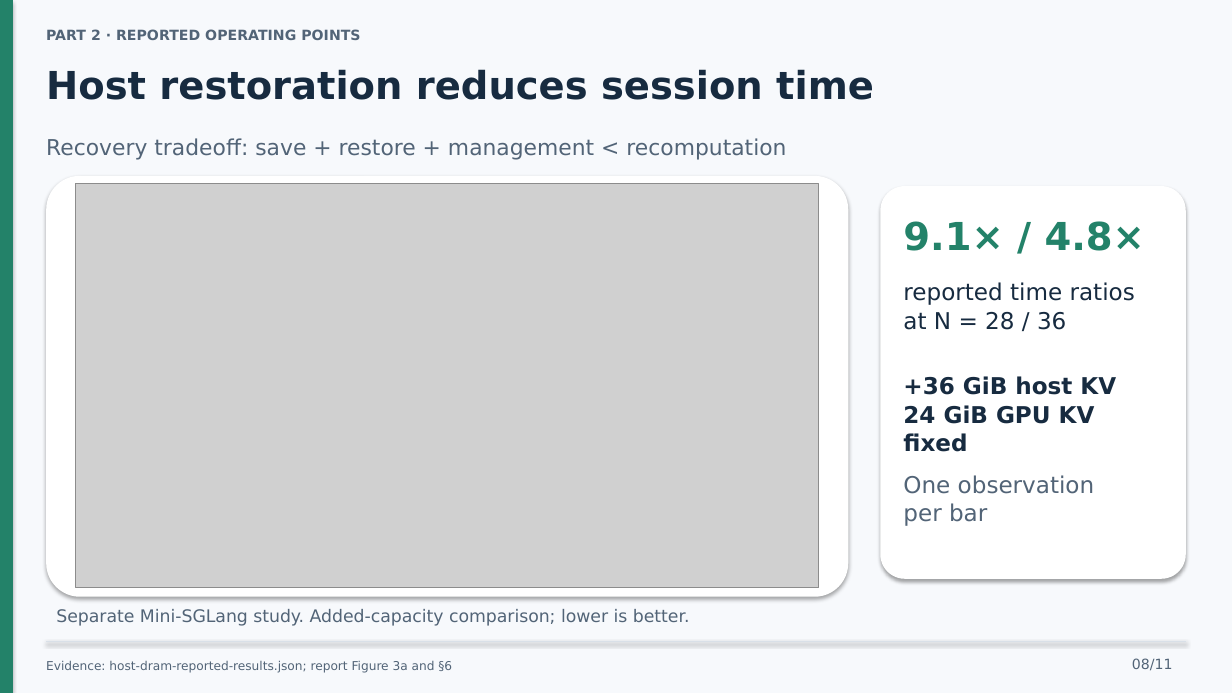
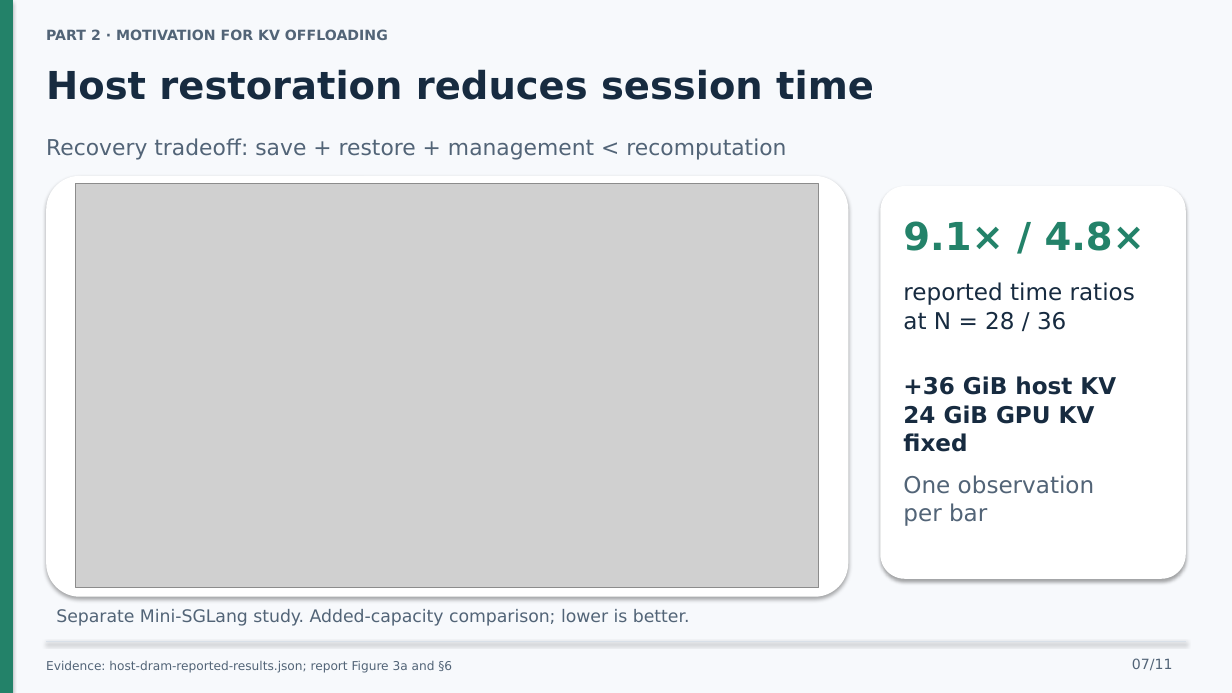
Before and after one commit to ahz-r3v/Distributed-System-Project, a slide deck: slide 7 of presentation/cachewise-10-minute-talk.pptx (slide 8 before the commit). Drawn at 1232x693 pixels with LibreOffice and Linux fonts; fonts in the diff are those of the drawing; grey boxes stand for pictures. Boxes give left, top, right and bottom in pixels: in the first picture for what was removed or moved away, otherwise in the second. Text is boxed around its words. In the diff, an @@ line names an element or a change of style, - is before the commit and + after.

Commit message:
docs: show offloading motivation before the host-cache design

```diff
--- a/presentation/cachewise-10-minute-talk.pptx
+++ b/presentation/cachewise-10-minute-talk.pptx
@@ text at <box>46,29,388,40</box>: text changed @@
-PART 2 · REPORTED OPERATING POINTS
+PART 2 · MOTIVATION FOR KV OFFLOADING
@@ text at <box>1132,658,1173,671</box>: text changed @@
-08/11
+07/11
```
Also in this commit, not shown: 1 other slide changed, 7 other files.
